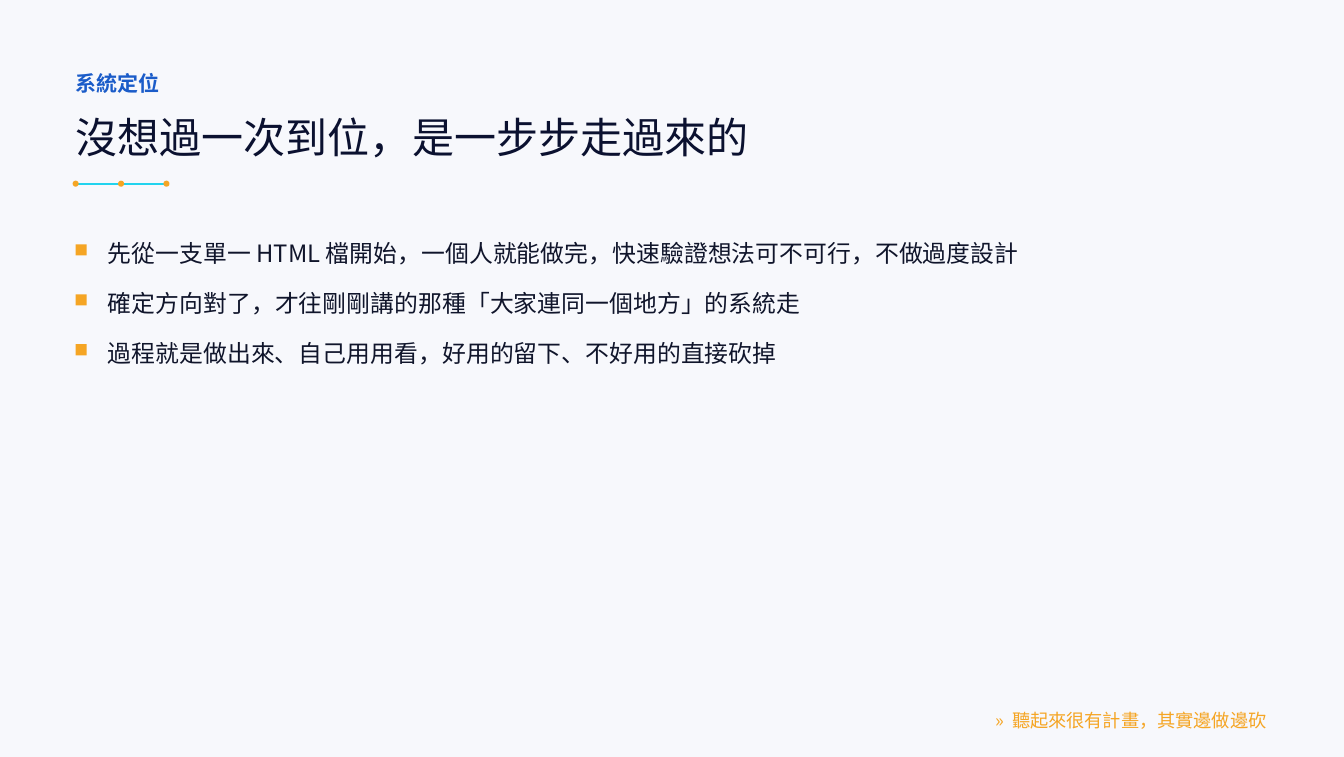
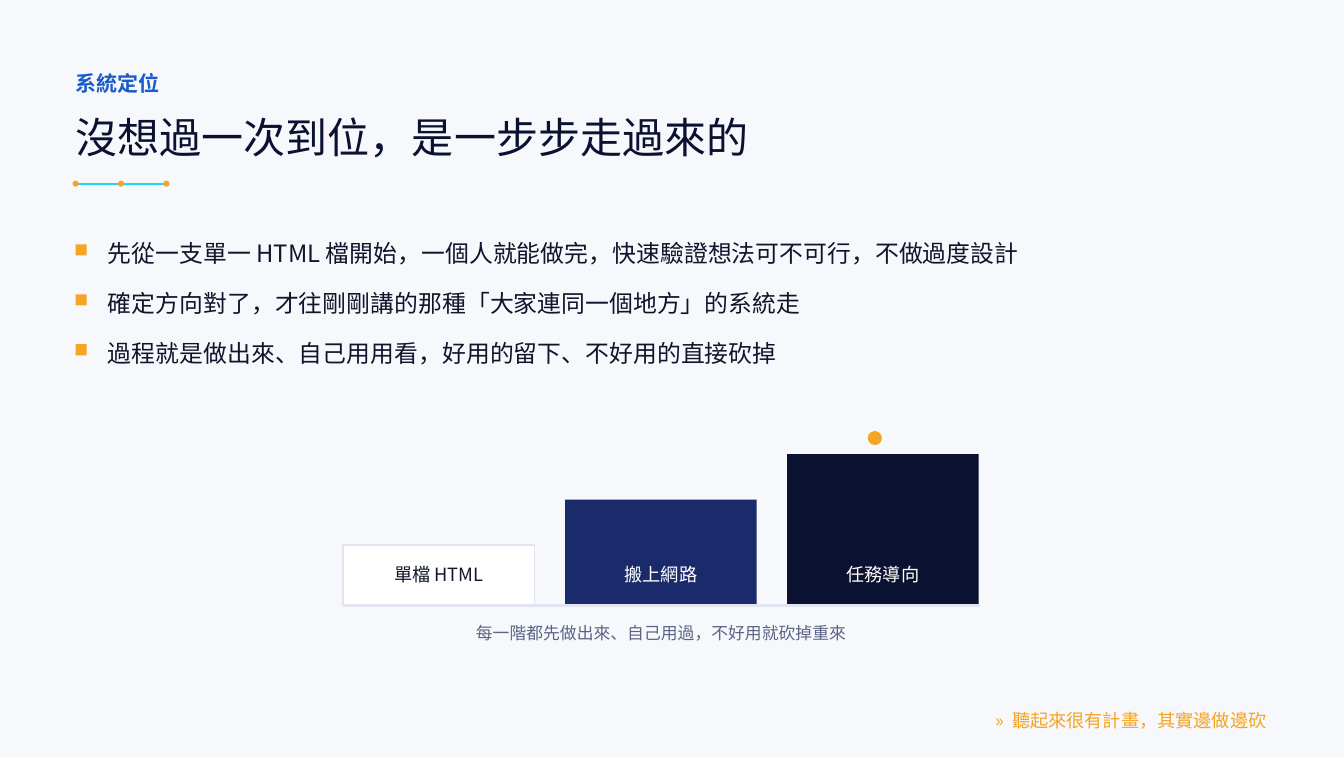
Before and after one commit to LinGaOscar/Spring-MissionBoard, a slide deck: slide 5 of docs/專案介紹.pptx. Drawn at 1344x757 pixels with LibreOffice and Linux fonts; fonts in the diff are those of the drawing. Boxes give left, top, right and bottom in pixels: in the first picture for what was removed or moved away, otherwise in the second. Text is boxed around its words. In the diff, an @@ line names an element or a change of style, - is before the commit and + after.

```diff
--- a/docs/專案介紹.pptx
+++ b/docs/專案介紹.pptx
@@ ellipse added at (868,431,882,445), fill #F5A524 @@
@@ rectangle added at (787,454,979,605), fill #0B1130 @@
@@ rectangle added at (565,499,757,605), fill #1B2A6B @@
@@ rectangle added at (343,545,535,605), fill #FFFFFF, outline #E2E5F0 1 pt @@
@@ text added at (394,565,484,583), 13 pt, text #10152B @@
+單檔 HTML
@@ text added at (625,565,698,583), 13 pt, text #FFFFFF @@
+搬上網路
@@ text added at (847,565,920,583), 13 pt, text #FFFFFF @@
+任務導向
@@ rectangle added at (343,604,979,605), outline #E2E5F0 1.5 pt @@
@@ text added at (476,625,846,641), 12 pt, text #5B6485 @@
+每一階都先做出來、自己用過，不好用就砍掉重來
```
Also in this commit, not shown: 17 other slides changed, 3 slides added, 2 slides removed.
